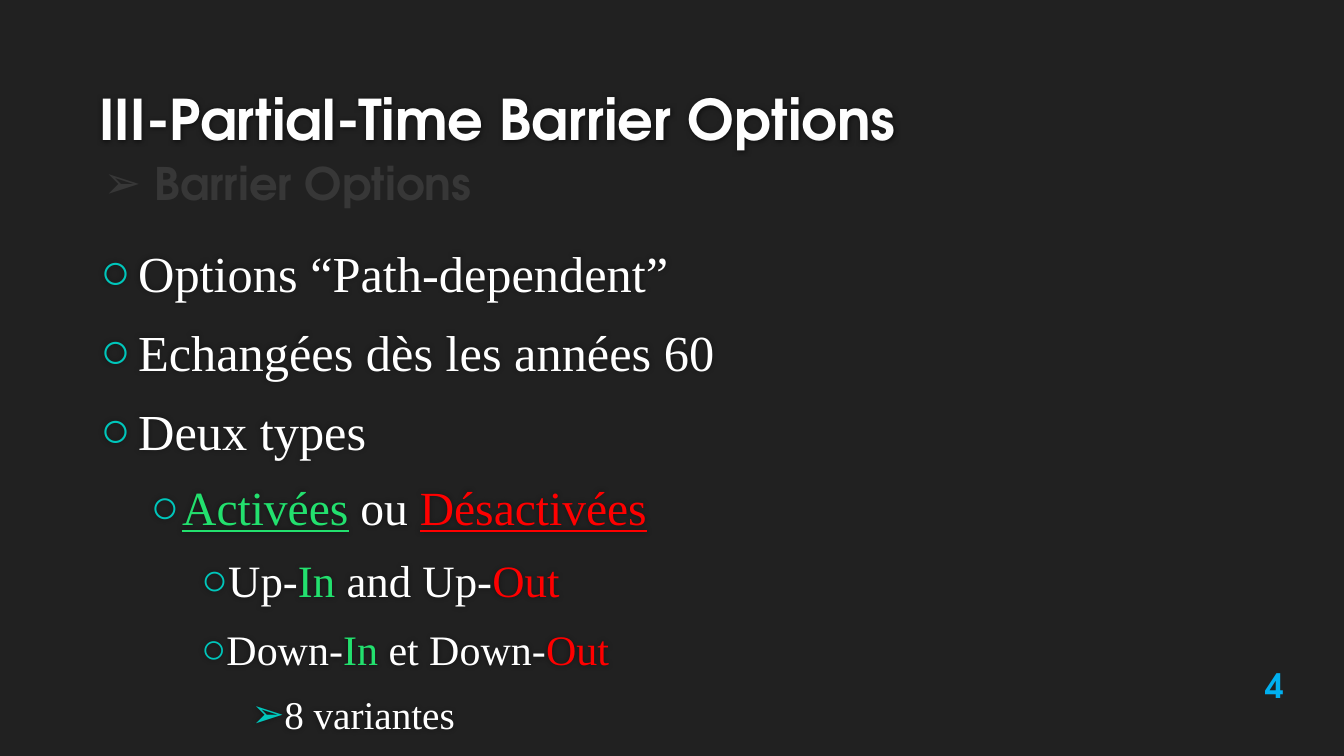
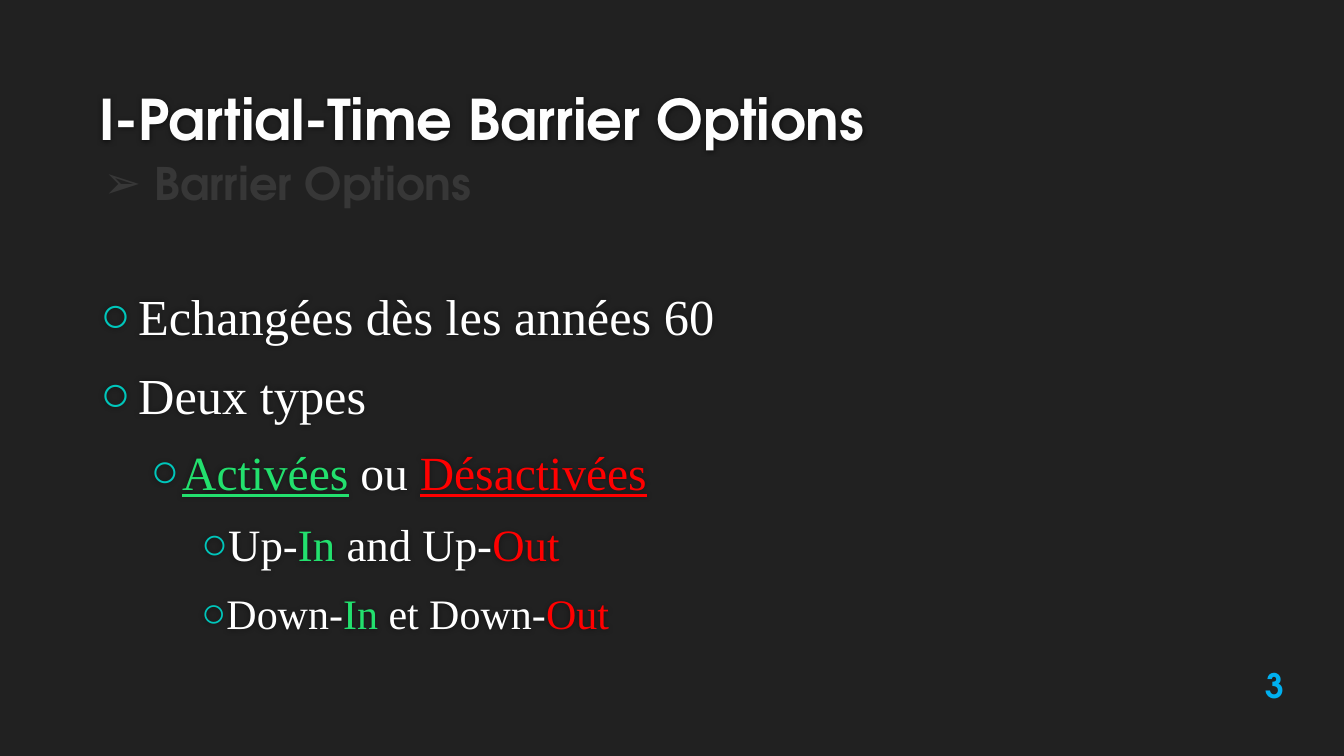
Before and after one commit to Ayadi07/Quantlib, a slide deck: slide 3 of report and presentation/QuantLib1.3 16-01-2014-modified version.pptx (slide 4 before the commit). Drawn at 1344x756 pixels with LibreOffice and Linux fonts; fonts in the diff are those of the drawing; background and template pictures are left out. Boxes give left, top, right and bottom in pixels: in the first picture for what was removed or moved away, otherwise in the second. Text is boxed around its words. In the diff, an @@ line names an element or a change of style, - is before the commit and + after.

```diff
--- a/report and presentation/QuantLib1.3 16-01-2014-modified version.pptx
+++ b/report and presentation/QuantLib1.3 16-01-2014-modified version.pptx
@@ title at box(99, 97, 864, 151): text changed @@
-III-Partial-Time Barrier Options
+I-Partial-Time Barrier Options
@@ text at box(138, 257, 668, 302): paragraph removed @@
-○ Options “Path-dependent”
@@ page number at box(1265, 672, 1284, 699): text changed @@
-4
+3
@@ text at box(284, 703, 455, 730): paragraph removed @@
-      ➢ 8 variantes
```
Also in this commit, not shown: 22 other slides changed, 1 slide removed, 1 other file.
